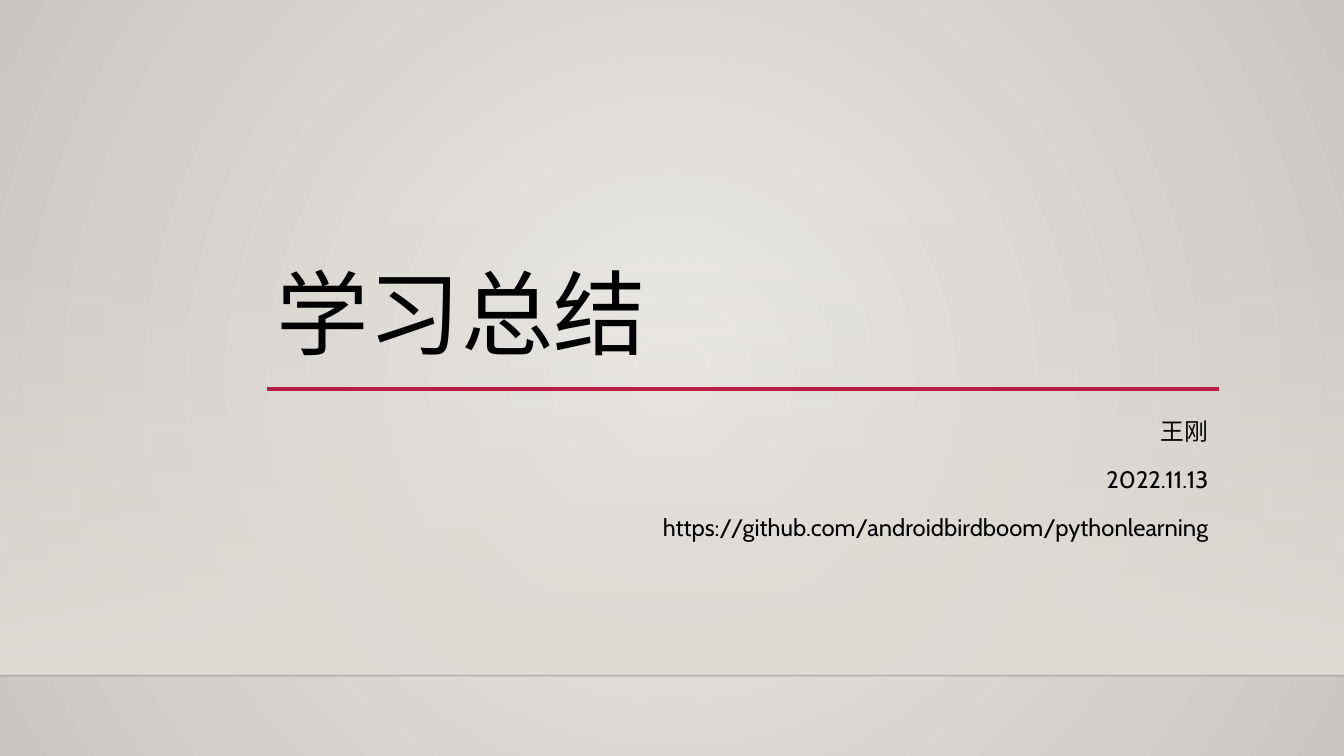
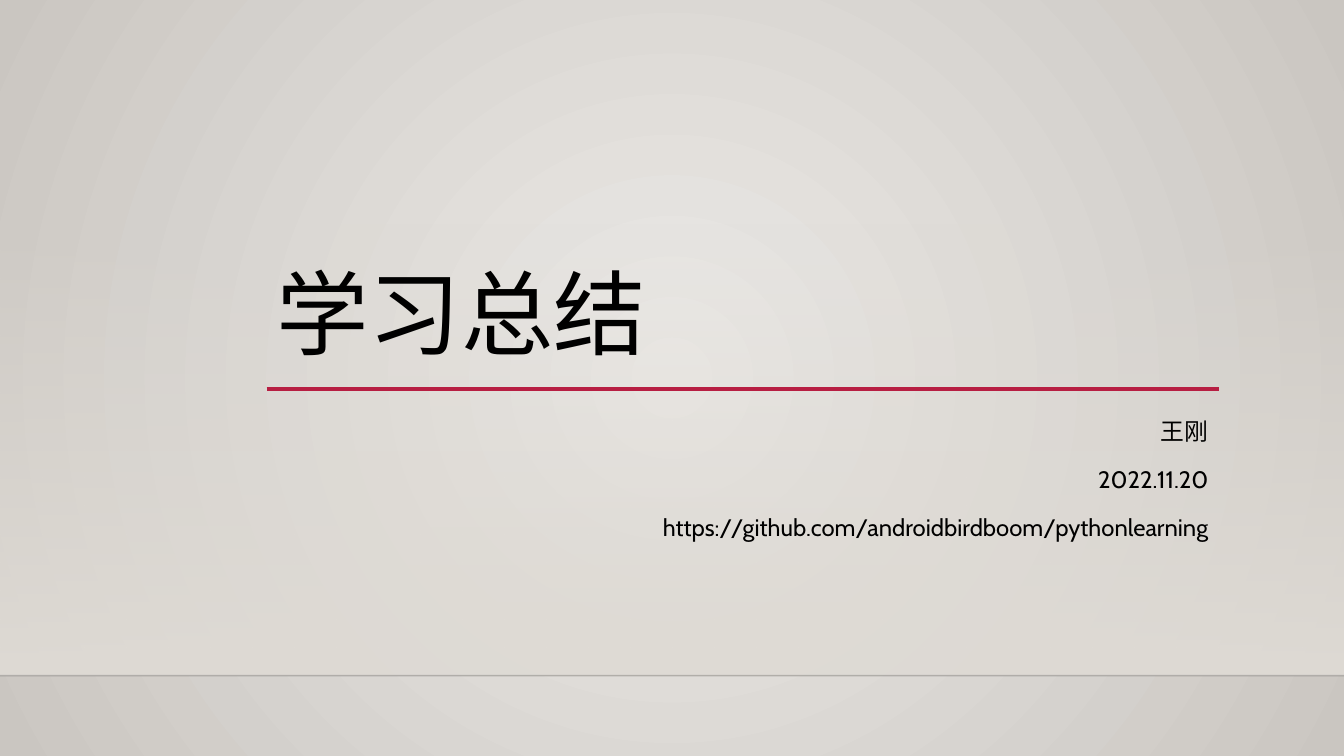
Before and after one commit to AndroidBirdBoom/pythonlearning, a slide deck: slide 1 of ppt/学习总结-20221120.pptx. Drawn at 1344x756 pixels with LibreOffice and Linux fonts; fonts in the diff are those of the drawing; background and template pictures are left out. Boxes give left, top, right and bottom in pixels: in the first picture for what was removed or moved away, otherwise in the second. Text is boxed around its words. In the diff, an @@ line names an element or a change of style, - is before the commit and + after.

```diff
--- a/ppt/学习总结-20221120.pptx
+++ b/ppt/学习总结-20221120.pptx
@@ subtitle at [1098, 471, 1208, 489]: text changed @@
-2022.11.13
+2022.11.20
```
Also in this commit, not shown: 2 other slides changed, 2 slides added, 8 other files.
